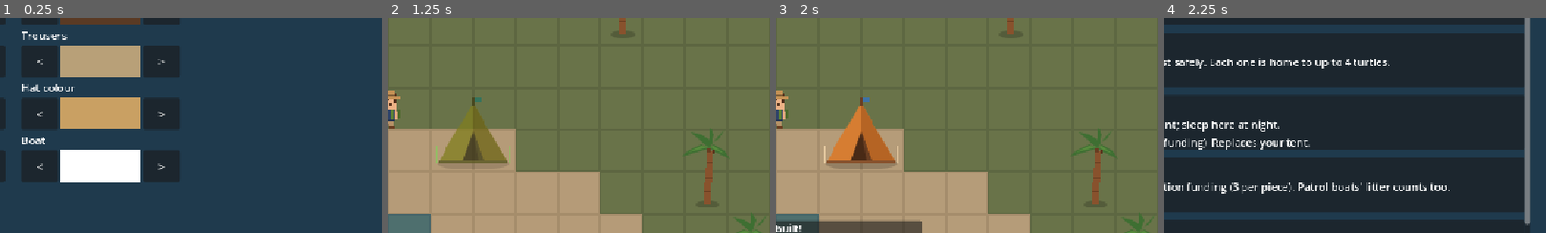
Above: before the commit, frames 1-4 (left to right).
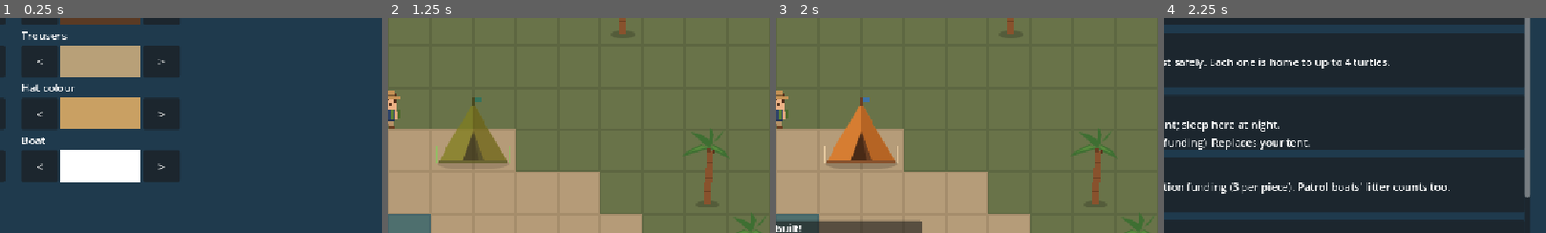
Above: after the commit, the same moments.

Repository: detronics-apps/ocean-haven
Game: Godot game, scene res://scenes/world/ocean_world.tscn
Same seed, same stepped clock (60 frames per second), same inputs: the game is played once before the commit and once after it.
Inputs:
- Up to frame 1 (0.25 s): no input
- Up to frame 2 (1.25 s): click "Let's go!" at 0.5 s
- Up to frame 3 (2 s): click "Place" at 1.25 s
- Up to frame 4 (2.25 s): click "Build" at 2 s
The pictures show only the part of the screen within x 50-100%, y 24-74%; the shares and areas given below are measured in that part.

Frames 1-3 are identical in both runs. In frame 4, 0.2% of the frame differs, in the area x 94-96%, y 83-97%.

Commit message:
Cut down and plant palm trees
- Standing next to a palm, the action bar offers 'Cut down palm tree'.
  Cut island trees stay cut (saved as <island>/<tree>).
- Build menu: Palm Tree (free, sand or grass) plants a new palm that
  works like the others (walk around it, can't build on it, can be
  moved or cut down).
- Buildings can skip drawing their own texture when the thing they
  spawn draws itself (draw_texture).

Co-Authored-By: Claude Opus 5.5 <noreply@anthropic.com>

Diff:
--- /dev/null
+++ b/data/buildings/palm_tree.tres
@@ -0,0 +1,18 @@
+[gd_resource type="Resource" script_class="BuildingData" format=3]
+
+[ext_resource type="Script" path="res://scripts/buildings/building_data.gd" id="1_dvrnw"]
+[ext_resource type="PackedScene" path="res://scenes/world/palm_tree.tscn" id="2_kh4ij"]
+[ext_resource type="Texture2D" path="res://assets/environment/vegetation/palm_tree.svg" id="3_islgd"]
+
+[resource]
+script = ExtResource("1_dvrnw")
+id = &"palm_tree"
+display_name = "Palm Tree"
+description = "Plant a young palm tree on sand or grass. Cut trees down from the action bar."
+order = 6
+texture = ExtResource("3_islgd")
+size = Vector2i(1, 1)
+terrain = PackedStringArray("sand", "grass")
+spawns = ExtResource("2_kh4ij")
+draw_texture = false
+fact = "Trees along the coast hold the sand together with their roots and give shade to people and wildlife."
--- a/scenes/world/palm_tree.tscn
+++ b/scenes/world/palm_tree.tscn
@@ -1,6 +1,7 @@
 [gd_scene format=3]
 
 [ext_resource type="Texture2D" path="res://assets/environment/vegetation/palm_tree.svg" id="1_5dbwd"]
+[ext_resource type="Script" path="res://scripts/world/palm_tree.gd" id="1_lyslg"]
 
 [sub_resource type="CircleShape2D" id="CircleShape2D_lyslg"]
 radius = 5.0
@@ -8,6 +9,7 @@
 [node name="PalmTree" type="StaticBody2D" unique_id=1421392309 groups=["plants"]]
 collision_layer = 16
 collision_mask = 0
+script = ExtResource("1_lyslg")
 
 [node name="Trunk" type="CollisionShape2D" parent="." unique_id=955668849]
 shape = SubResource("CircleShape2D_lyslg")
--- a/scripts/buildings/building.gd
+++ b/scripts/buildings/building.gd
@@ -32,7 +32,7 @@
 
 func _ready() -> void:
 	move_to(cell)
-	_sprite.texture = data.texture
+	_sprite.texture = data.texture if data.draw_texture else null
 	if data.deck:
 		z_index = -1  # a floor: under the ranger, boats and animals (the ground is -2)
 	if data.spawns:
--- a/scripts/buildings/building_data.gd
+++ b/scripts/buildings/building_data.gd
@@ -38,6 +38,8 @@
 @export var requires: StringName
 ## Added as a child when it's built or loaded (e.g. the patrol buoy's boat).
 @export var spawns: PackedScene
+## Draw `texture` for the placed building (false when `spawns` draws itself, e.g. a planted tree).
+@export var draw_texture := true
 ## Funding paid for each piece of litter recycled here (0 = not a recycling centre).
 @export var recycle_value := 0
 ## A walkway over the water (dock planks): the ranger can walk on it, boats bump into it.
--- a/scripts/systems/save_system.gd
+++ b/scripts/systems/save_system.gd
@@ -16,6 +16,8 @@
 var _collected: Array[String] = []
 ## World animals freed from fishing line (node names), so they stay free.
 var _freed: Array[String] = []
+## Island trees the ranger cut down (paths from the world), so they stay gone.
+var _cut_trees: Array[String] = []
 var _world: Node
 var _dirty := false
 var _since_save := 0.0
@@ -44,6 +46,12 @@
 
 func mark_collected(debris: Node) -> void:
 	_collected.append(String(debris.name))
+
+
+## Island trees are recorded as "<island>/<tree>" (e.g. "StarterIsland/Palm3").
+func mark_cut(tree: Node) -> void:
+	_cut_trees.append("%s/%s" % [tree.get_parent().name, tree.name])
+	_dirty = true
 
 
 func mark_freed(animal: Node) -> void:
@@ -100,6 +108,7 @@
 		"journal": Journal.details(),
 		"collected_debris": _collected,
 		"freed_animals": _freed,
+		"cut_trees": _cut_trees,
 		"washed_in_litter": litter,
 		"funding": Funding.to_dict(),
 		"nests": nests,
@@ -166,6 +175,7 @@
 func load_from(world: Node, path: String) -> bool:
 	_collected.clear()
 	_freed.clear()
+	_cut_trees.clear()
 	var text := _newest_save_text(path)
 	if text == "":
 		return false
@@ -191,6 +201,11 @@
 		var debris := world.get_node_or_null(debris_name)
 		if debris:
 			debris.queue_free()
+	for tree_path: String in state.get("cut_trees", []):
+		_cut_trees.append(tree_path)
+		var tree := world.get_node_or_null(tree_path)
+		if tree:
+			tree.queue_free()
 	var spawner: LitterSpawner = world.get_node("LitterSpawner")
 	for entry: Dictionary in state.get("washed_in_litter", []):
 		var item_path := "res://data/items/%s.tres" % entry.get("item", "")
--- /dev/null
+++ b/scripts/world/palm_tree.gd
@@ -0,0 +1,27 @@
+extends StaticBody2D
+## A palm tree. The ranger can cut it down (action bar); new ones are planted from
+## the Build menu (a "palm_tree" building that holds one of these).
+
+const CUT_RANGE := 44.0
+
+
+func _enter_tree() -> void:
+	add_to_group("interactables")
+
+
+## What the ranger can do with it right now, for the action bar: [{label, do}].
+func actions() -> Array:
+	var ranger := ControlledBody.active(get_tree())
+	if not ranger is Player or ranger.global_position.distance_to(global_position) > CUT_RANGE:
+		return []
+	return [{"label": "Cut down palm tree", "do": cut_down}]
+
+
+func cut_down() -> void:
+	var planted := get_parent() as Building
+	if planted:
+		planted.remove_from_group("buildings")  # gone for saving and overlap checks right away
+		planted.queue_free()
+	else:
+		SaveGame.mark_cut(self)
+		queue_free()
--- a/tests/test_save.gd
+++ b/tests/test_save.gd
@@ -46,6 +46,9 @@
 	baby.position = Vector2(-500, 100)
 	world.add_child(baby)
 	root.get_node("Funding").restore({"balance": 77})
+	var cut_tree: Node = world.get_node("StarterIsland/Palm3")
+	_save.mark_cut(cut_tree)
+	cut_tree.free()
 	world.get_node("LitterSpawner").spawn_at(load("res://data/items/plastic_bag.tres"), Vector2(-700, -300), true)
 	(world.get_node("Player") as Node2D).global_position = Vector2(-100, 50)
 	(world.get_node("Boat") as Node2D).global_position = Vector2(16, 300)
@@ -70,6 +73,7 @@
 	_expect(_save.load_from(world, PATH), "loaded")
 	_expect(profile.look["hair"] == 3 and profile.created, "avatar look restored")
 	_expect(root.get_node("Funding").balance == 77, "funding restored")
+	_expect(world.get_node("StarterIsland/Palm3").is_queued_for_deletion(), "a cut-down tree stays cut down")
 	_expect(clock.day == 4 and absf(clock.time_of_day - 0.8) < 0.01, "day and time restored")
 	_expect(_inventory.count(&"plastic_bottle") == 2, "inventory restored (2 bottles)")
 	_expect(_journal.has(&"green_turtle"), "discovery restored")
--- a/tests/test_trees.gd
+++ b/tests/test_trees.gd
@@ -39,6 +39,28 @@
 	_expect(world.y_sort_enabled and world.get_node("StarterIsland").y_sort_enabled, "world sorts by depth")
 	_expect((world.get_node("StarterIsland/Ground") as CanvasItem).z_index < 0, "ground always drawn underneath")
 
+	# --- Cut a tree down; plant a new one; cut that too ---
+	var first: Node2D = get_nodes_in_group("plants")[0]
+	player.global_position = first.global_position + Vector2(-30, 10)
+	var labels: Array = first.actions().map(func(a: Dictionary) -> String: return a.label)
+	_expect("Cut down palm tree" in labels, "a tree next to you can be cut down")
+	var count_before := get_nodes_in_group("plants").size()
+	first.actions()[0].do.call()
+	await process_frame
+	_expect(get_nodes_in_group("plants").size() == count_before - 1, "the tree is gone")
+	var palm: Resource = load("res://data/buildings/palm_tree.tres")
+	build_mode.start(palm)
+	_expect(build_mode.place_at(Vector2i(-12, -3)), "planted a new palm")
+	build_mode.cancel()
+	await process_frame
+	_expect(get_nodes_in_group("plants").size() == count_before, "the new palm grows there")
+	var planted: Node2D = get_nodes_in_group("buildings").filter(func(b: Node) -> bool: return b.data.id == &"palm_tree")[0]
+	var trunk: Node2D = planted.get_child(planted.get_child_count() - 1)
+	player.global_position = trunk.global_position + Vector2(-30, 0)
+	trunk.actions()[0].do.call()
+	await process_frame
+	_expect(not is_instance_valid(planted) or planted.is_queued_for_deletion(), "a planted palm can be cut down too")
+
 	# --- Minimap: things nearby are on the map; a far-away home is pinned to the rim ---
 	var minimap: Node = world.get_node("HUD/Minimap")
 	var near: Array = minimap.map_point(Vector2(100, 0), Vector2.ZERO)
Not shown, added: scripts/world/palm_tree.gd.uid
